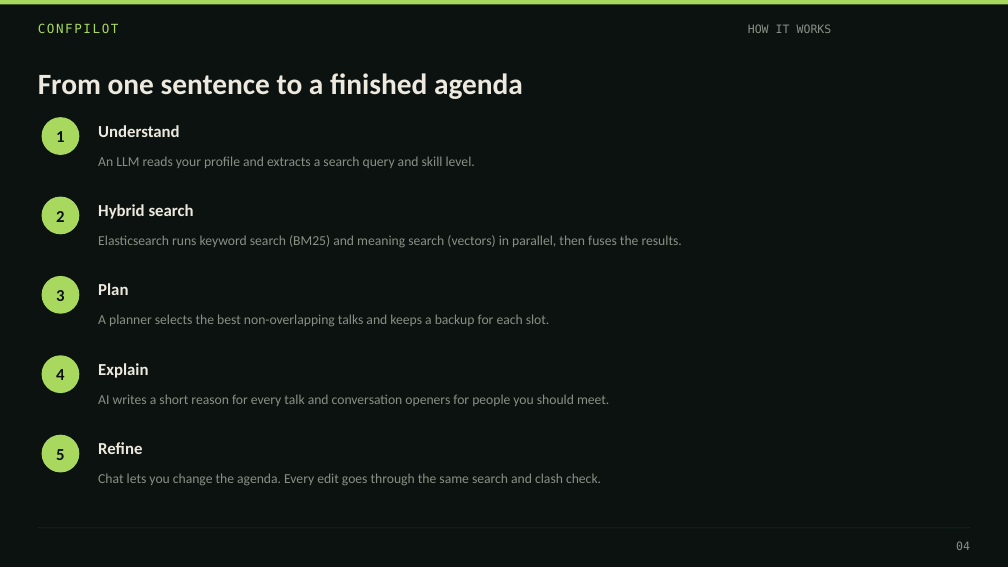
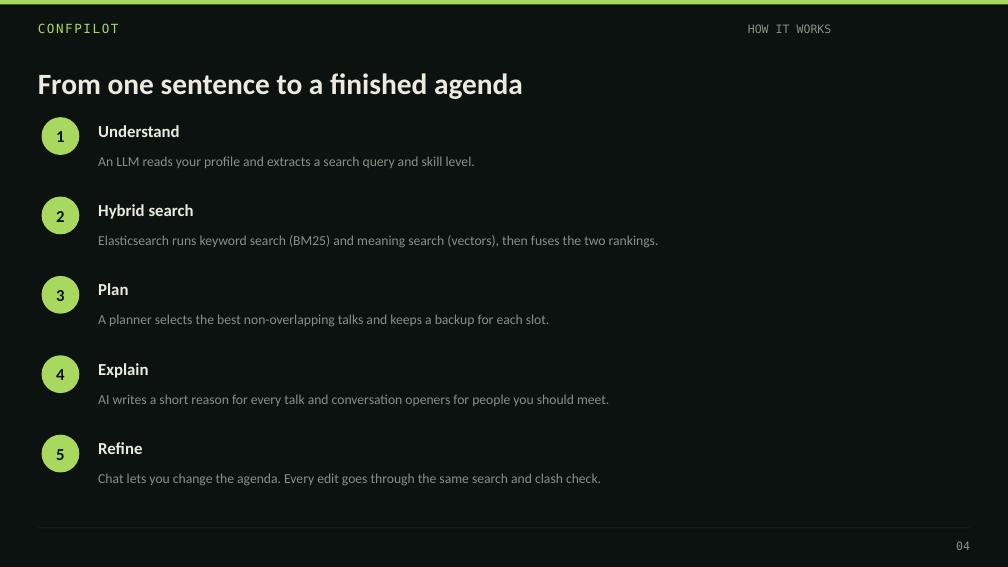
Before and after one commit to vuppalasaiganesh/ConfPilot, a slide deck: slide 4 of docs/ConfPilot_Project_Overview.pptx. Drawn at 1008x567 pixels with LibreOffice and Linux fonts; fonts in the diff are those of the drawing. Boxes give left, top, right and bottom in pixels: in the first picture for what was removed or moved away, otherwise in the second. Text is boxed around its words. In the diff, an @@ line names an element or a change of style, - is before the commit and + after.

```diff
--- a/docs/ConfPilot_Project_Overview.pptx
+++ b/docs/ConfPilot_Project_Overview.pptx
@@ text at (98, 235, 659, 247): text changed @@
-Elasticsearch runs keyword search (BM25) and meaning search (vectors) in parallel, then fuses the results.
+Elasticsearch runs keyword search (BM25) and meaning search (vectors), then fuses the two rankings.
```
Also in this commit, not shown: 3 other slides changed, 5 other files.
